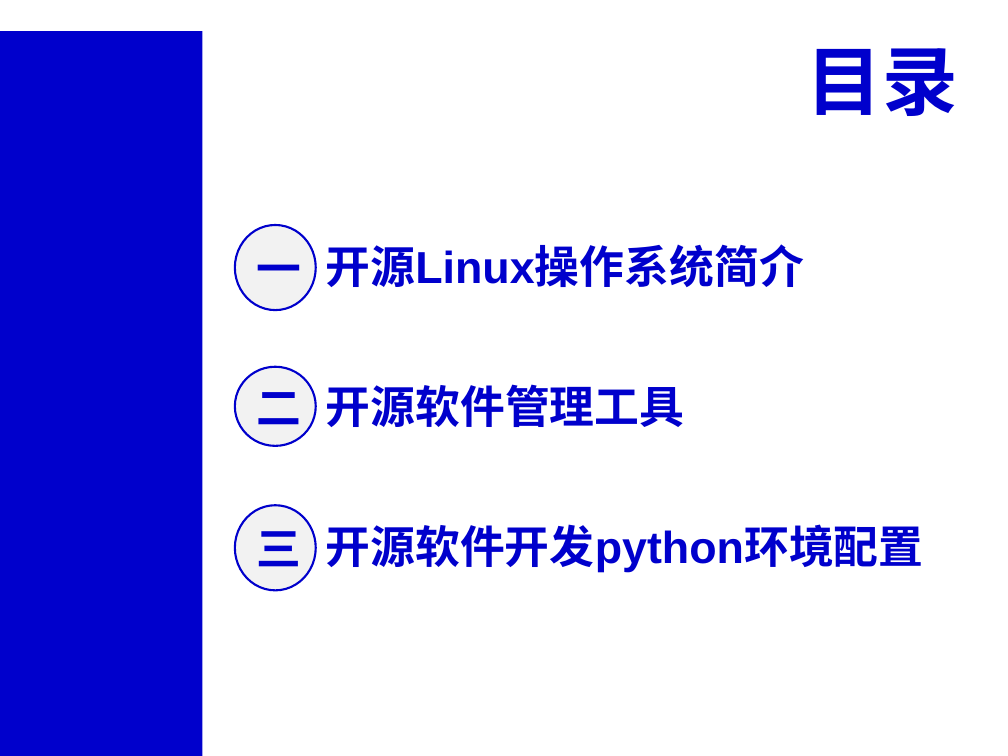
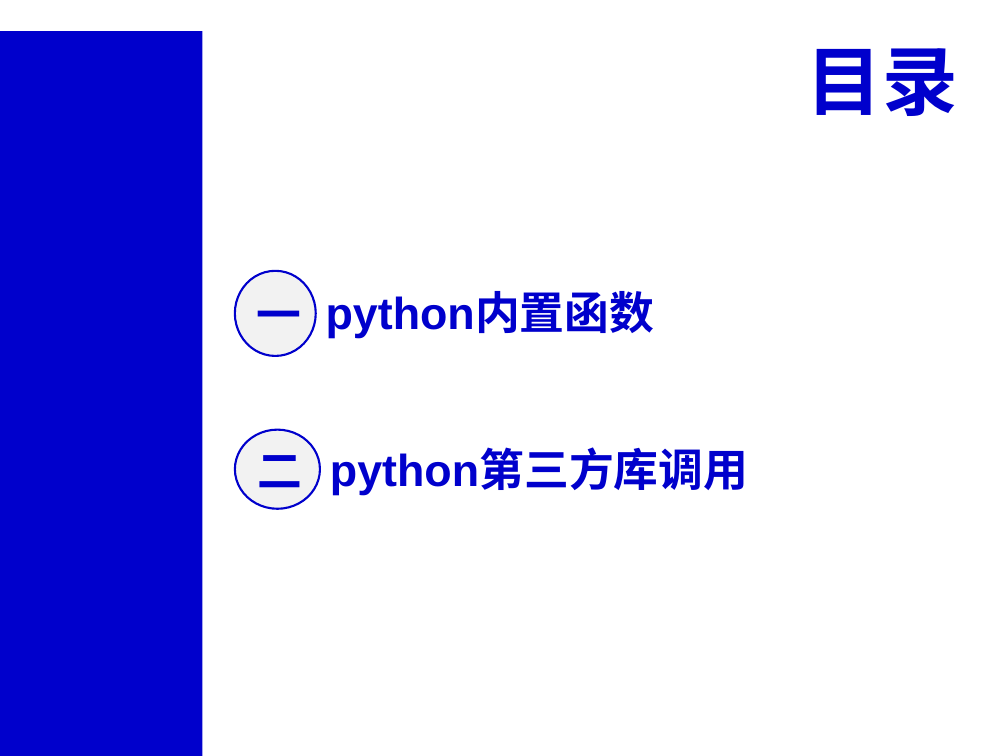
Before and after one commit to xinluo2018/spatial-data-course, a slide deck: slide 2 of 第二章-Python程序设计基础-8学时/第3节-python库调用-2课时.pptx. Drawn at 1008x756 pixels with LibreOffice and Linux fonts; fonts in the diff are those of the drawing. Boxes give left, top, right and bottom in pixels: in the first picture for what was removed or moved away, otherwise in the second. Text is boxed around its words. In the diff, an @@ line names an element or a change of style, - is before the commit and + after.

```diff
--- a/第二章-Python程序设计基础-8学时/第3节-python库调用-2课时.pptx
+++ b/第二章-Python程序设计基础-8学时/第3节-python库调用-2课时.pptx
@@ ellipse "一": place and size @@
-ellipse "一" at <box>235,225,316,309</box>
+ellipse "一" at <box>235,271,316,356</box>
@@ text at <box>326,294,655,338</box>: text changed @@
-开源Linux操作系统简介
+python内置函数
@@ ellipse "二": place and size @@
-ellipse "二" at <box>235,367,316,447</box>
+ellipse "二" at <box>235,429,320,509</box>
@@ text at <box>330,451,748,495</box>: text changed @@
-开源软件管理工具
+python第三方库调用
@@ ellipse removed at <box>235,505,316,590</box> @@
-三
@@ text removed at <box>326,524,924,573</box> @@
-开源软件开发python环境配置
```
Also in this commit, not shown: 4 other slides changed, 8 slides added, 3 slides removed, 12 other files.
